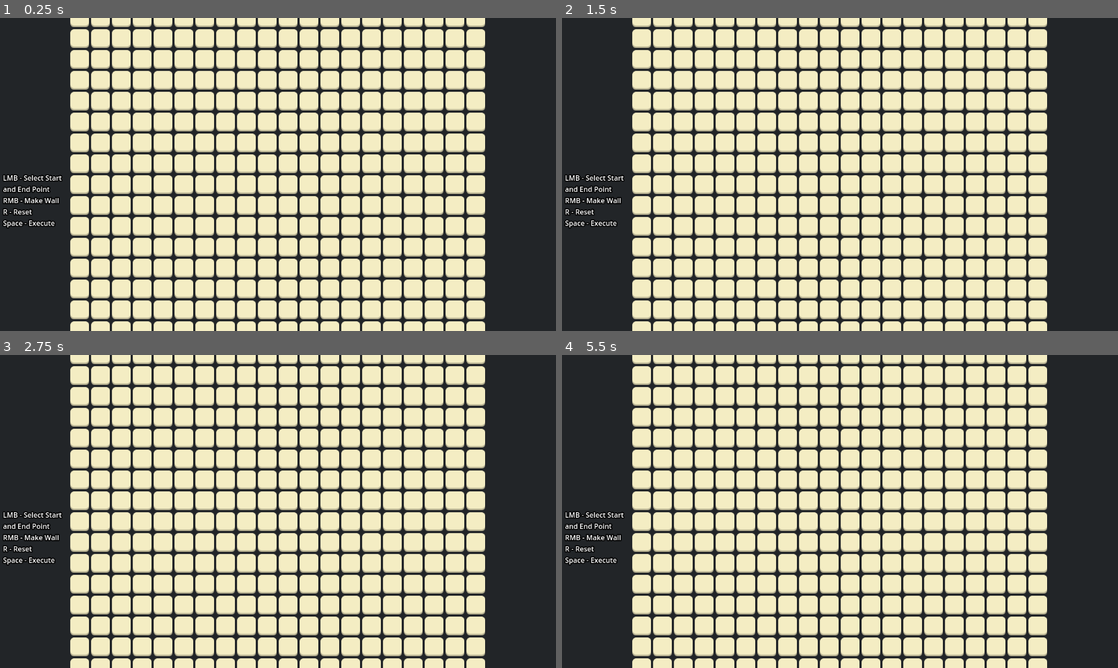
Above: before the commit, frames 1-4 (two rows, left to right).
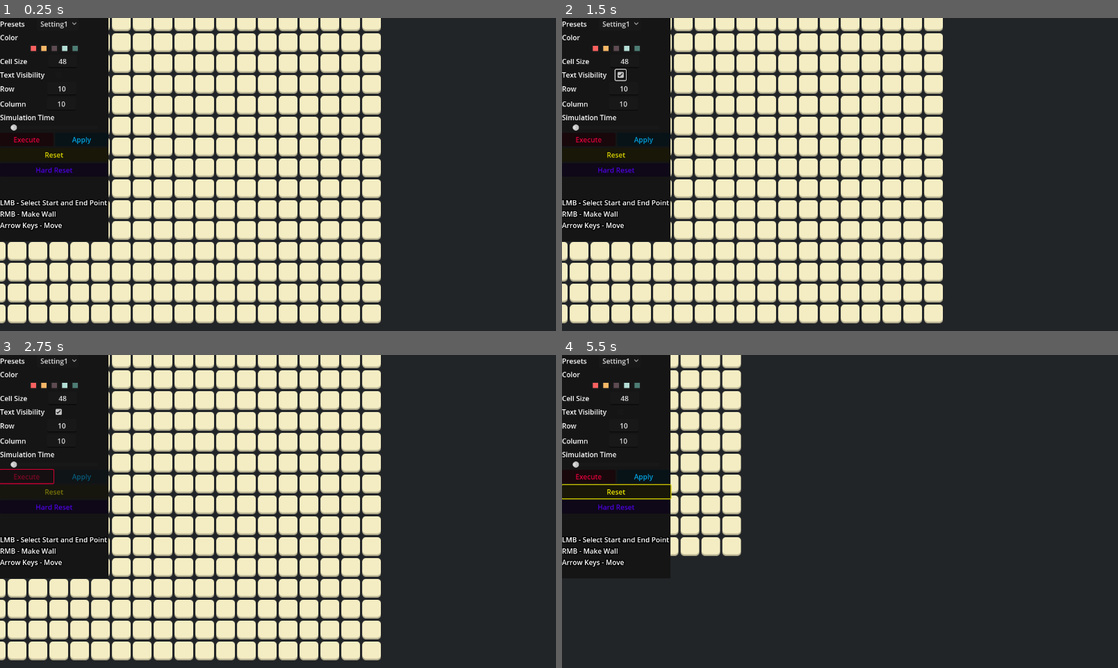
Above: after the commit, the same moments.

Repository: yunusemreyigit/a-star-simulator
Game: Godot game, scene res://scenes/main.tscn
The game is run twice, just before and just after one commit, with the same random seed, the same clock (stepped at 60 frames per second) and the same inputs.
Inputs (mouse positions are in pixels of both pictures, inside the frame that each line leads up to):
- Up to frame 1 (0.25 s): no input
- Up to frame 2 (1.5 s): click (617, 24) at 0.5 s, where only the run after the commit has a clickable "Setting1"; click (623, 74) at 1.27 s
- Up to frame 3 (2.75 s): click (27, 477) at 2 s, where only the run after the commit has a clickable "Execute"
- Up to frame 4 (5.5 s): click (617, 508) at 2.75 s, where only the run after the commit has a clickable "Hard Reset"; click (645, 477) at 3.5 s, where only the run after the commit has a clickable "Apply"; click (617, 492) at 4.25 s, where only the run after the commit has a clickable "Reset"; move the mouse to (962, 495) at 5.02 s; hold Right (ui_right) from 5.03 s (still down); hold R from 5.03 s (still down); click (962, 495) at 5.17 s

The runs differ from the first frame. In frame 1, 43% of the frame differs, in the area x 0-88%, y 0-100%; in frame 2, 43%; in frame 3, 42%; in frame 4, 61%.
Error before the commit: Invalid call. Nonexistent function 'setColor' in base 'Nil'. (res://codes/map.gd:71)
Error after the commit: Invalid call. Nonexistent function 'getIsExecutionCompleted' in base 'Nil'. (res://codes/gameManager.gd:42)

Commit message:
ui

Diff:
--- a/codes/gameManager.gd
+++ b/codes/gameManager.gd
@@ -1,4 +1,5 @@
 extends Node2D
+class_name GameManager
 
 var isInitTileSelected: bool
 var isTargetTileSelected: bool
@@ -13,45 +14,39 @@
 var goalCell: Cell
 var walls: Array
 var parentOfCells
-var mapOffset
+var mapOffset: Vector2
 
 var height
 var width
 var cellScene = preload("res://scenes/cell.tscn")
 
-var algorithm
+var algorithm: AStar
 
 func _ready() -> void:
-	height = settings.HEIGHT
-	width = settings.WIDTH
-	map = $"../Map" as Map
-	map.init(height, width, cellScene, settings.cellSize)
-	map.createMap()
-	inputHandler = InputHandler.new(Vector2(width, height), settings.cellSize, map.mapOffset)
-	parentOfCells = $"../Map/ParentOfCells"
-	mapOffset = map.mapOffset
+	makeMap()
 
 func _process(delta: float) -> void:
-	if parentOfCells:
+	while parentOfCells == null:
+		parentOfCells = $"../Map".get_child(0)
+
+	if parentOfCells != null:
 		mapOffset = parentOfCells.position
+	else:
+		mapOffset = Vector2.ZERO
 
 	if Input.is_action_just_pressed("click"):
 		selectTargetTile()
 		selectInitTile()
 
 	if startCell and goalCell:
-		if Input.is_key_pressed(KEY_SPACE):
-			algorithm = AStar.new(startCell, goalCell, walls, timer, settings)
-			algorithm.execute()
-			timer.start(settings.time)
-
-		if Input.is_mouse_button_pressed(MOUSE_BUTTON_RIGHT):
-			if inputHandler.getMousePos(get_global_mouse_position(), mapOffset) >= Vector2i.ZERO:
-				var pos = inputHandler.getMousePos(get_global_mouse_position(), mapOffset)
-				if pos != startCell.getMapPosition() and pos != goalCell.getMapPosition():
-					var tile = map.selectCell(pos, settings.colorSettings.wallColor)
-					if walls.has(tile) == false:
-						walls.append(tile)
+		if getAlgorithm().getIsExecutionCompleted() == true:
+			if Input.is_mouse_button_pressed(MOUSE_BUTTON_RIGHT):
+				if inputHandler.getMousePos(get_global_mouse_position(), mapOffset) >= Vector2i.ZERO:
+					var pos = inputHandler.getMousePos(get_global_mouse_position(), mapOffset)
+					if pos != startCell.getMapPosition() and pos != goalCell.getMapPosition():
+						var tile = map.selectCell(pos, settings.colorSettings.wallColor)
+						if walls.has(tile) == false:
+							walls.append(tile)
 	if parentOfCells:
 		if Input.is_action_pressed("ui_left"):
 			parentOfCells.position = parentOfCells.position + (Vector2.RIGHT * speed) * delta
@@ -61,9 +56,6 @@
 			parentOfCells.position = parentOfCells.position + (Vector2.LEFT * speed) * delta
 		if Input.is_action_pressed("ui_up"):
 			parentOfCells.position = parentOfCells.position + (Vector2.DOWN * speed) * delta
-
-	if Input.is_key_pressed(KEY_R):
-		get_tree().reload_current_scene()
 
 
 func selectInitTile():
@@ -77,3 +69,37 @@
 	if not isTargetTileSelected and isInitTileSelected:
 		goalCell = map.selectCell(inputHandler.getMousePos(get_global_mouse_position(), mapOffset), settings.colorSettings.startAndFinishColor)
 		isTargetTileSelected = true
+
+func makeMap():
+	isInitTileSelected = false
+	isTargetTileSelected = false
+	startCell = null
+	goalCell = null
+	walls.clear()
+
+	if parentOfCells:
+		parentOfCells.queue_free()
+	height = settings.HEIGHT
+	width = settings.WIDTH
+	map = $"../Map" as Map
+	map.init(height, width, cellScene, settings.cellSize)
+	map.createMap()
+
+	parentOfCells = $"../Map".get_child(0)
+	mapOffset = map.mapOffset
+
+	inputHandler = InputHandler.new(Vector2(width, height), settings.cellSize, map.mapOffset)
+
+
+
+func execute():
+	if startCell and goalCell:
+		algorithm = AStar.new(startCell, goalCell, walls, timer, settings)
+		algorithm.execute()
+		timer.start(settings.time)
+
+func getInputHandler() -> InputHandler:
+	return inputHandler
+
+func getAlgorithm() -> AStar:
+	return algorithm
--- a/codes/inputHandler.gd
+++ b/codes/inputHandler.gd
@@ -3,13 +3,26 @@
 var _mapSize: Vector2
 var _cellSize: float
 var _mapOffset: Vector2
+var activate: bool = true
 
 func _init(mapSize: Vector2, cellSize: float, mapOffset: Vector2) -> void:
 	_mapSize = mapSize - Vector2.ONE
 	_cellSize = cellSize
 	_mapOffset = mapOffset
 
+func setCellSize(size : float):
+	_cellSize = size
+
+func setMapSize(mapSize: Vector2):
+	_mapSize = mapSize
+
+func setMapOffset(mapOffset: Vector2):
+	_mapOffset = mapOffset
+
+
 func getMousePos(mousePos: Vector2, mapOffset: Vector2) -> Vector2i:
+	if activate == false: return Vector2i.MIN
+
 	if Input.is_mouse_button_pressed(MOUSE_BUTTON_LEFT) or Input.is_mouse_button_pressed(MOUSE_BUTTON_RIGHT):
 		var pos = MyUtils.transformPixelPositionToGridPositionWithOffset(mousePos, mapOffset, _cellSize)
 		if pos.x >= 0 and pos.y >= 0 and pos.x <= _mapSize.x and pos.y <= _mapSize.y:
@@ -18,3 +31,9 @@
 			return Vector2i.MIN
 	else:
 		return Vector2i.MIN
+
+func activated():
+	activate = true
+
+func deactivated():
+	activate = false
--- a/codes/map.gd
+++ b/codes/map.gd
@@ -13,6 +13,7 @@
 	WIDTH = width
 	cellScene = _cellScene
 	cellSize = _cellSize
+	cellArray.clear()
 
 func createMap() -> void:
 	_fillCellArray()
--- a/codes/pathAlgorithm.gd
+++ b/codes/pathAlgorithm.gd
@@ -13,6 +13,7 @@
 var visitedColor: Color
 var neighbourColor: Color
 var isTextVisible: bool
+var isExecutionCompleted: bool = true
 
 func _init(_start: Cell, _goal:Cell, extraClosed:Array, timer: Timer, settings: SimSettings) -> void:
 	start = _start
@@ -34,6 +35,7 @@
 	algorithm()
 
 func algorithm():
+	setIsExecutionCompleted(false)
 	while !_isFound:
 		var currentTile = getTileWhichFisLeastFromOpenList()
 		_closedList.append(currentTile)
@@ -71,6 +73,7 @@
 			_openList.append(neighbour)
 		_openList.erase(currentTile)
 	drawPath()
+	setIsExecutionCompleted(true)
 
 func drawPath():
 	var tile = goal
@@ -110,3 +113,9 @@
 	if direction == Vector2i.DOWN:
 		centralCell.extractNeighbour(Vector2(1, 1))
 		centralCell.extractNeighbour(Vector2(-1, 1))
+
+func setIsExecutionCompleted(value: bool):
+	isExecutionCompleted = value
+
+func getIsExecutionCompleted() -> bool:
+	return isExecutionCompleted
--- a/codes/sim_settings.gd
+++ b/codes/sim_settings.gd
@@ -3,7 +3,7 @@
 
 @export var colorSettings: ColorSettings
 @export_range(10,70) var cellSize: int = 40
-@export var isTextVisible: bool = true
+@export var isTextVisible: bool = false
 @export var HEIGHT: int = 10
 @export var WIDTH: int = 10
 @export_range(0.05, 300) var time: float
--- /dev/null
+++ b/codes/ui.gd
@@ -0,0 +1,105 @@
+extends Control
+
+var colors: ColorSettings = ColorSettings.new()
+var settings: SimSettings = SimSettings.new()
+@export var gameManager: GameManager
+var activateCounter: int = 0
+
+var setting1: SimSettings = preload("res://resources/SimSettings.tres")
+var setting2: SimSettings = preload("res://resources/SmallCell.tres")
+
+@export var excuteButton: Button
+@export var applyButton: Button
+@export var resetButton: Button
+
+var cellSize: int = 48
+var textVisibility: bool = false
+var row: int = 10
+var column: int = 10
+var time: float = 0.05
+
+func _process(delta):
+	if gameManager.getAlgorithm():
+		if gameManager.getAlgorithm().getIsExecutionCompleted() == false:
+			excuteButton.disabled = true
+			applyButton.disabled = true
+			resetButton.disabled = true
+		else:
+			excuteButton.disabled = false
+			applyButton.disabled = false
+			resetButton.disabled = false
+
+
+func _on_startend_color_changed(color:Color) -> void:
+	colors.startAndFinishColor = color
+
+func _on_neighbour_color_changed(color:Color) -> void:
+	colors.neighbourColor = color
+
+func _on_wall_color_changed(color:Color) -> void:
+	colors.wallColor = color
+
+func _on_path_color_changed(color:Color) -> void:
+	colors.pathColor = color
+
+func _on_visited_color_changed(color:Color) -> void:
+	colors.visitedColor = color
+
+func _on_line_edit_text_changed(new_text:String) -> void:
+	cellSize = int(new_text)
+
+func _on_row_line_edit_text_changed(new_text:String) -> void:
+	row = int(new_text)
+
+func _on_column_line_edit_text_changed(new_text:String) -> void:
+	column = int(new_text)
+
+func _on_check_box_pressed() -> void:
+	textVisibility = true if textVisibility == false else false
+
+func _on_time_slider_value_changed(value:float) -> void:
+	time = value
+
+func _on_apply_button_pressed() -> void:
+	settings.cellSize = cellSize
+	settings.HEIGHT = row
+	settings.WIDTH = column
+	settings.isTextVisible = textVisibility
+	settings.time = time
+
+	settings.colorSettings = colors
+	gameManager.settings = settings
+	gameManager.makeMap()
+
+func _on_execute_pressed() -> void:
+	gameManager.execute()
+
+func _on_button_pressed() -> void:
+	gameManager.makeMap()
+
+func _on_bg_panel_mouse_entered() -> void:
+	activateCounter += 1
+	activateInput()
+
+func _on_bg_panel_mouse_exited() -> void:
+	activateCounter -= 1
+	activateInput()
+
+func activateInput():
+	if (activateCounter > 0):
+		gameManager.getInputHandler().deactivated()
+	else:
+		gameManager.getInputHandler().activated()
+
+
+func _on_hard_reset_pressed() -> void:
+	get_tree().reload_current_scene()
+
+func _on_preset_item_selected(index:int) -> void:
+	if index == 0:
+		settings = setting1
+	elif index == 1:
+		settings = setting2
+	print(index)
+	gameManager.settings = settings
+	gameManager.makeMap()
--- a/project.godot
+++ b/project.godot
@@ -24,6 +24,8 @@
 
 window/size/viewport_width=1280
 window/size/viewport_height=720
+window/stretch/mode="viewport"
+window/stretch/aspect="expand"
 mouse_cursor/custom_image="res://art/pointer_d.png"
 mouse_cursor/custom_image_hotspot=Vector2(5, 5)
 mouse_cursor/tooltip_position_offset=Vector2(0, 0)
--- a/scenes/main.tscn
+++ b/scenes/main.tscn
@@ -1,14 +1,15 @@
-[gd_scene load_steps=5 format=3 uid="uid://gl2trhxkf2w3"]
+[gd_scene load_steps=6 format=3 uid="uid://gl2trhxkf2w3"]
 
 [ext_resource type="Script" path="res://codes/gameManager.gd" id="1_uou6y"]
 [ext_resource type="Resource" uid="uid://bmkosa46fmx7n" path="res://resources/SimSettings.tres" id="2_frnpc"]
 [ext_resource type="Script" path="res://codes/map.gd" id="3_hrqsg"]
+[ext_resource type="PackedScene" uid="uid://egvwrqm0nkrv" path="res://scenes/ui.tscn" id="4_fn2pj"]
 
 [sub_resource type="LabelSettings" id="LabelSettings_qdwor"]
 outline_size = 10
 outline_color = Color(0.0208333, 0.0208333, 0.0208333, 1)
 
-[node name="main" type="Node2D"]
+[node name="main" type="Node"]
 
 [node name="GameManager" type="Node2D" parent="." node_paths=PackedStringArray("timer")]
 script = ExtResource("1_uou6y")
@@ -39,3 +40,6 @@
 Space - Execute"
 label_settings = SubResource("LabelSettings_qdwor")
 autowrap_mode = 2
+
+[node name="UI" parent="." node_paths=PackedStringArray("gameManager") instance=ExtResource("4_fn2pj")]
+gameManager = NodePath("../GameManager")
--- /dev/null
+++ b/scenes/ui.tscn
@@ -0,0 +1,261 @@
+[gd_scene load_steps=3 format=3 uid="uid://egvwrqm0nkrv"]
+
+[ext_resource type="Script" path="res://codes/ui.gd" id="1_cnayr"]
+
+[sub_resource type="LabelSettings" id="LabelSettings_alxl0"]
+outline_size = 10
+outline_color = Color(0.0208333, 0.0208333, 0.0208333, 1)
+
+[node name="UI" type="Control" node_paths=PackedStringArray("excuteButton", "applyButton", "resetButton")]
+layout_mode = 3
+anchors_preset = 15
+anchor_right = 1.0
+anchor_bottom = 1.0
+grow_horizontal = 2
+grow_vertical = 2
+script = ExtResource("1_cnayr")
+excuteButton = NodePath("BGPanel/MarginContainer/VBoxContainer/Buttons/execute")
+applyButton = NodePath("BGPanel/MarginContainer/VBoxContainer/Buttons/apply")
+resetButton = NodePath("BGPanel/MarginContainer/VBoxContainer/reset")
+
+[node name="BGPanel" type="Panel" parent="."]
+layout_mode = 1
+anchors_preset = 9
+anchor_bottom = 1.0
+offset_top = -2.0
+offset_right = 250.0
+offset_bottom = -206.0
+grow_vertical = 2
+
+[node name="ColorRect" type="ColorRect" parent="BGPanel"]
+layout_mode = 1
+anchors_preset = 15
+anchor_right = 1.0
+anchor_bottom = 1.0
+grow_horizontal = 2
+grow_vertical = 2
+color = Color(0.0833333, 0.0833333, 0.0833333, 1)
+
+[node name="MarginContainer" type="MarginContainer" parent="BGPanel"]
+layout_mode = 1
+anchors_preset = 15
+anchor_right = 1.0
+anchor_bottom = 1.0
+grow_horizontal = 2
+grow_vertical = 2
+
+[node name="VBoxContainer" type="VBoxContainer" parent="BGPanel/MarginContainer"]
+layout_mode = 2
+
+[node name="PresetContainer" type="HBoxContainer" parent="BGPanel/MarginContainer/VBoxContainer"]
+layout_mode = 2
+
+[node name="Preset_label" type="Label" parent="BGPanel/MarginContainer/VBoxContainer/PresetContainer"]
+layout_mode = 2
+text = "Presets"
+
+[node name="Control" type="Control" parent="BGPanel/MarginContainer/VBoxContainer/PresetContainer"]
+custom_minimum_size = Vector2(19.78, 0)
+layout_mode = 2
+
+[node name="OptionButton" type="OptionButton" parent="BGPanel/MarginContainer/VBoxContainer/PresetContainer"]
+layout_mode = 2
+selected = 0
+allow_reselect = true
+item_count = 2
+popup/item_0/text = "Setting1"
+popup/item_1/text = "Setting2"
+popup/item_1/id = 1
+
+[node name="Color_label" type="Label" parent="BGPanel/MarginContainer/VBoxContainer"]
+layout_mode = 2
+text = "Color"
+
+[node name="Colors" type="HBoxContainer" parent="BGPanel/MarginContainer/VBoxContainer"]
+layout_mode = 2
+alignment = 1
+
+[node name="start&end" type="ColorPickerButton" parent="BGPanel/MarginContainer/VBoxContainer/Colors"]
+custom_minimum_size = Vector2(20, 20)
+layout_mode = 2
+size_flags_vertical = 0
+color = Color(0.976471, 0.380392, 0.376471, 1)
+
+[node name="path" type="ColorPickerButton" parent="BGPanel/MarginContainer/VBoxContainer/Colors"]
+custom_minimum_size = Vector2(20, 20)
+layout_mode = 2
+size_flags_vertical = 0
+color = Color(0.972549, 0.717647, 0.403922, 1)
+
+[node name="wall" type="ColorPickerButton" parent="BGPanel/MarginContainer/VBoxContainer/Colors"]
+custom_minimum_size = Vector2(20, 20)
+layout_mode = 2
+size_flags_vertical = 0
+color = Color(0.368627, 0.294118, 0.317647, 1)
+
+[node name="neighbour" type="ColorPickerButton" parent="BGPanel/MarginContainer/VBoxContainer/Colors"]
+custom_minimum_size = Vector2(20, 20)
+layout_mode = 2
+size_flags_vertical = 0
+color = Color(0.703947, 0.866862, 0.834409, 1)
+
+[node name="visited" type="ColorPickerButton" parent="BGPanel/MarginContainer/VBoxContainer/Colors"]
+custom_minimum_size = Vector2(20, 20)
+layout_mode = 2
+size_flags_vertical = 0
+color = Color(0.300709, 0.489583, 0.454956, 1)
+
+[node name="Size" type="HBoxContainer" parent="BGPanel/MarginContainer/VBoxContainer"]
+layout_mode = 2
+
+[node name="CellSize_label" type="Label" parent="BGPanel/MarginContainer/VBoxContainer/Size"]
+layout_mode = 2
+text = "Cell Size"
+
+[node name="Control" type="Control" parent="BGPanel/MarginContainer/VBoxContainer/Size"]
+custom_minimum_size = Vector2(40, 0)
+layout_mode = 2
+
+[node name="LineEdit" type="LineEdit" parent="BGPanel/MarginContainer/VBoxContainer/Size"]
+layout_mode = 2
+text = "48"
+alignment = 1
+max_length = 3
+virtual_keyboard_type = 2
+
+[node name="Visibility" type="HBoxContainer" parent="BGPanel/MarginContainer/VBoxContainer"]
+layout_mode = 2
+
+[node name="TextVisibility_label" type="Label" parent="BGPanel/MarginContainer/VBoxContainer/Visibility"]
+layout_mode = 2
+text = "Text Visibility"
+
+[node name="Control" type="Control" parent="BGPanel/MarginContainer/VBoxContainer/Visibility"]
+custom_minimum_size = Vector2(12.54, 0)
+layout_mode = 2
+
+[node name="CheckBox" type="CheckBox" parent="BGPanel/MarginContainer/VBoxContainer/Visibility"]
+layout_mode = 2
+size_flags_horizontal = 8
+size_flags_vertical = 4
+
+[node name="Row" type="HBoxContainer" parent="BGPanel/MarginContainer/VBoxContainer"]
+layout_mode = 2
+
+[node name="row_label" type="Label" parent="BGPanel/MarginContainer/VBoxContainer/Row"]
+layout_mode = 2
+text = "Row"
+
+[node name="Control" type="Control" parent="BGPanel/MarginContainer/VBoxContainer/Row"]
+custom_minimum_size = Vector2(67.59, 0)
+layout_mode = 2
+
+[node name="LineEdit" type="LineEdit" parent="BGPanel/MarginContainer/VBoxContainer/Row"]
+layout_mode = 2
+text = "10"
+alignment = 1
+max_length = 3
+virtual_keyboard_type = 2
+
+[node name="Column" type="HBoxContainer" parent="BGPanel/MarginContainer/VBoxContainer"]
+layout_mode = 2
+
+[node name="column_label" type="Label" parent="BGPanel/MarginContainer/VBoxContainer/Column"]
+layout_mode = 2
+text = "Column"
+
+[node name="Control" type="Control" parent="BGPanel/MarginContainer/VBoxContainer/Column"]
+custom_minimum_size = Vector2(40, 0)
+layout_mode = 2
+
+[node name="LineEdit" type="LineEdit" parent="BGPanel/MarginContainer/VBoxContainer/Column"]
+layout_mode = 2
+size_flags_horizontal = 8
+text = "10"
+alignment = 1
+max_length = 3
+virtual_keyboard_type = 2
+
+[node name="SimulationTime" type="VBoxContainer" parent="BGPanel/MarginContainer/VBoxContainer"]
+layout_mode = 2
+
+[node name="SimulationTime_label" type="Label" parent="BGPanel/MarginContainer/VBoxContainer/SimulationTime"]
+layout_mode = 2
+text = "Simulation Time"
+
+[node name="HBoxContainer" type="HBoxContainer" parent="BGPanel/MarginContainer/VBoxContainer/SimulationTime"]
+layout_mode = 2
+
+[node name="Control" type="Control" parent="BGPanel/MarginContainer/VBoxContainer/SimulationTime/HBoxContainer"]
+custom_minimum_size = Vector2(20, 0)
+layout_mode = 2
+
+[node name="HSlider" type="HSlider" parent="BGPanel/MarginContainer/VBoxContainer/SimulationTime/HBoxContainer"]
+layout_mode = 2
+size_flags_horizontal = 3
+min_value = 0.05
+max_value = 10.0
+value = 0.05
+
+[node name="Control2" type="Control" parent="BGPanel/MarginContainer/VBoxContainer/SimulationTime/HBoxContainer"]
+custom_minimum_size = Vector2(20, 0)
+layout_mode = 2
+
+[node name="Buttons" type="HBoxContainer" parent="BGPanel/MarginContainer/VBoxContainer"]
+layout_mode = 2
+
+[node name="execute" type="Button" parent="BGPanel/MarginContainer/VBoxContainer/Buttons"]
+self_modulate = Color(1, 0, 0.25, 1)
+layout_mode = 2
+size_flags_horizontal = 3
+text = "Execute"
+
+[node name="apply" type="Button" parent="BGPanel/MarginContainer/VBoxContainer/Buttons"]
+self_modulate = Color(0, 0.71875, 1, 1)
+layout_mode = 2
+size_flags_horizontal = 3
+text = "Apply"
+
+[node name="reset" type="Button" parent="BGPanel/MarginContainer/VBoxContainer"]
+self_modulate = Color(1, 0.96875, 0, 1)
+layout_mode = 2
+text = "Reset"
+
+[node name="hardReset" type="Button" parent="BGPanel/MarginContainer/VBoxContainer"]
+self_modulate = Color(0.34375, 0, 1, 1)
+layout_mode = 2
+text = "Hard Reset"
+
+[node name="Help" type="Label" parent="BGPanel"]
+z_index = 1
+layout_mode = 1
+anchors_preset = 12
+anchor_top = 1.0
+anchor_right = 1.0
+anchor_bottom = 1.0
+offset_top = -101.0
+grow_horizontal = 2
+grow_vertical = 0
+text = "LMB - Select Start and End Point
+RMB - Make Wall
+Arrow Keys - Move"
+label_settings = SubResource("LabelSettings_alxl0")
+autowrap_mode = 2
+
+[connection signal="mouse_entered" from="BGPanel" to="." method="_on_bg_panel_mouse_entered"]
+[connection signal="mouse_exited" from="BGPanel" to="." method="_on_bg_panel_mouse_exited"]
+[connection signal="item_selected" from="BGPanel/MarginContainer/VBoxContainer/PresetContainer/OptionButton" to="." method="_on_preset_item_selected"]
+[connection signal="color_changed" from="BGPanel/MarginContainer/VBoxContainer/Colors/start&end" to="." method="_on_startend_color_changed"]
+[connection signal="color_changed" from="BGPanel/MarginContainer/VBoxContainer/Colors/path" to="." method="_on_path_color_changed"]
+[connection signal="color_changed" from="BGPanel/MarginContainer/VBoxContainer/Colors/wall" to="." method="_on_wall_color_changed"]
+[connection signal="color_changed" from="BGPanel/MarginContainer/VBoxContainer/Colors/neighbour" to="." method="_on_neighbour_color_changed"]
+[connection signal="color_changed" from="BGPanel/MarginContainer/VBoxContainer/Colors/visited" to="." method="_on_visited_color_changed"]
+[connection signal="text_changed" from="BGPanel/MarginContainer/VBoxContainer/Size/LineEdit" to="." method="_on_line_edit_text_changed"]
+[connection signal="pressed" from="BGPanel/MarginContainer/VBoxContainer/Visibility/CheckBox" to="." method="_on_check_box_pressed"]
+[connection signal="text_changed" from="BGPanel/MarginContainer/VBoxContainer/Row/LineEdit" to="." method="_on_row_line_edit_text_changed"]
+[connection signal="text_changed" from="BGPanel/MarginContainer/VBoxContainer/Column/LineEdit" to="." method="_on_column_line_edit_text_changed"]
+[connection signal="value_changed" from="BGPanel/MarginContainer/VBoxContainer/SimulationTime/HBoxContainer/HSlider" to="." method="_on_time_slider_value_changed"]
+[connection signal="pressed" from="BGPanel/MarginContainer/VBoxContainer/Buttons/execute" to="." method="_on_execute_pressed"]
+[connection signal="pressed" from="BGPanel/MarginContainer/VBoxContainer/Buttons/apply" to="." method="_on_apply_button_pressed"]
+[connection signal="pressed" from="BGPanel/MarginContainer/VBoxContainer/reset" to="." method="_on_button_pressed"]
+[connection signal="pressed" from="BGPanel/MarginContainer/VBoxContainer/hardReset" to="." method="_on_hard_reset_pressed"]
